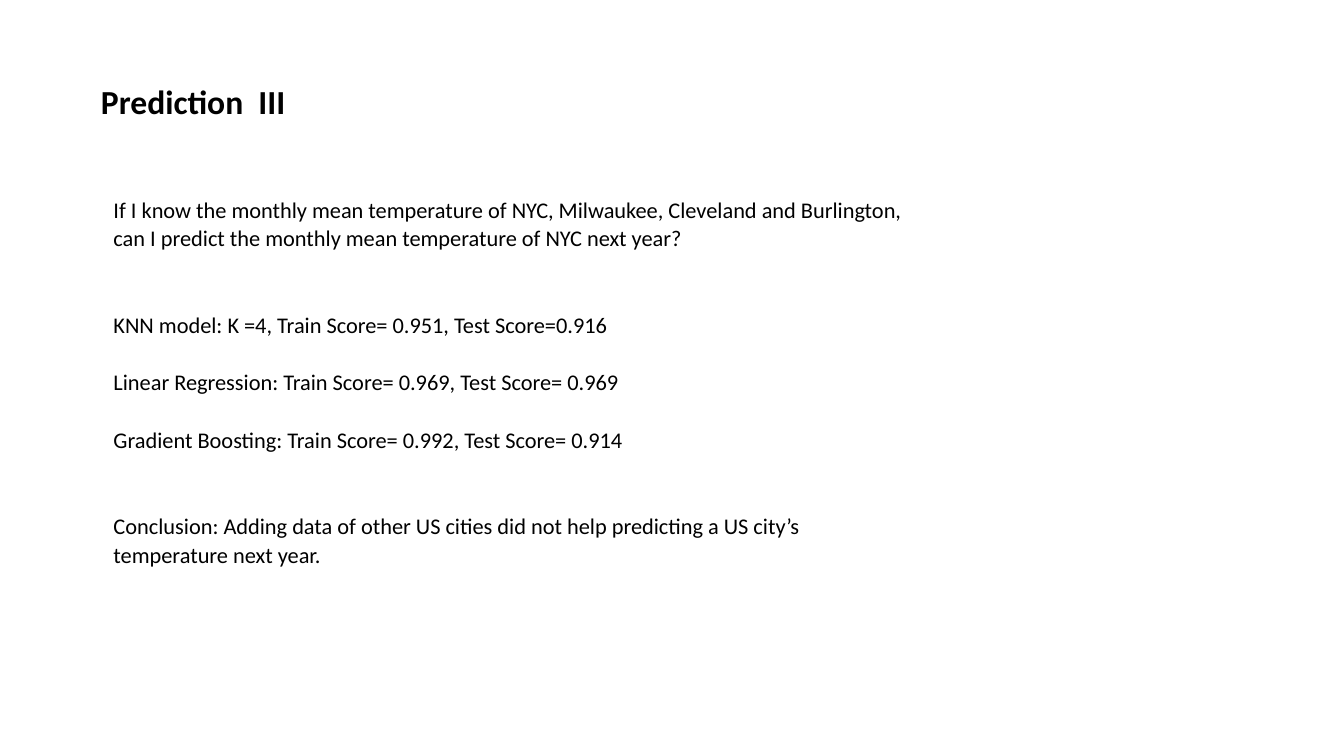
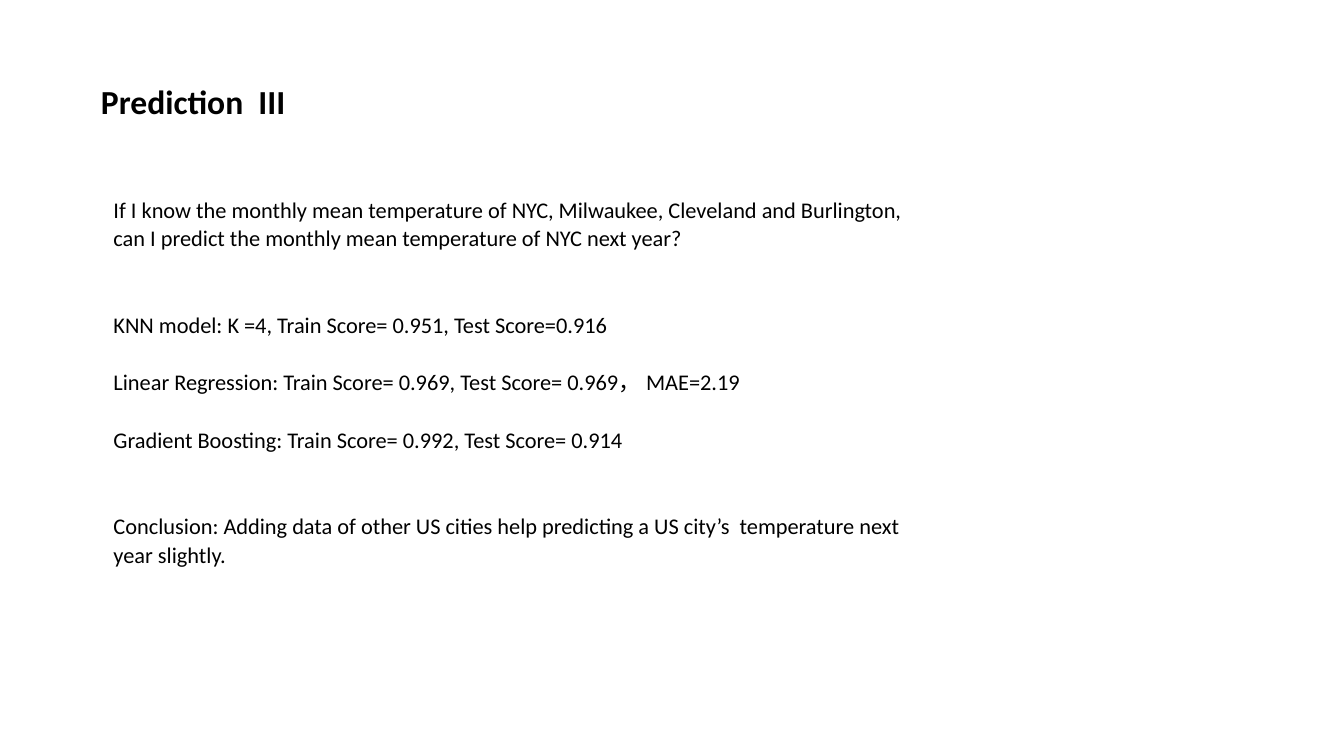
Before and after one commit to nshang88/Capstone-Projects, a slide deck: slide 18 of Capstone_Presentation_Climate.pptx (slide 17 before the commit). Drawn at 1344x756 pixels with LibreOffice and Linux fonts; fonts in the diff are those of the drawing. Boxes give left, top, right and bottom in pixels: in the first picture for what was removed or moved away, otherwise in the second. Text is boxed around its words. In the diff, an @@ line names an element or a change of style, - is before the commit and + after.

```diff
--- a/Capstone_Presentation_Climate.pptx
+++ b/Capstone_Presentation_Climate.pptx
@@ text at box(113, 374, 740, 394): text changed @@
-Linear Regression: Train Score= 0.969, Test Score= 0.969
+Linear Regression: Train Score= 0.969, Test Score= 0.969， MAE=2.19
@@ text at box(113, 518, 899, 567): text changed @@
-Conclusion: Adding data of other US cities did not help predicting a US city’s temperature next year.
+Conclusion: Adding data of other US cities help predicting a US city’s temperature next year slightly.
```
Also in this commit, not shown: 3 other slides changed, 1 slide added.
